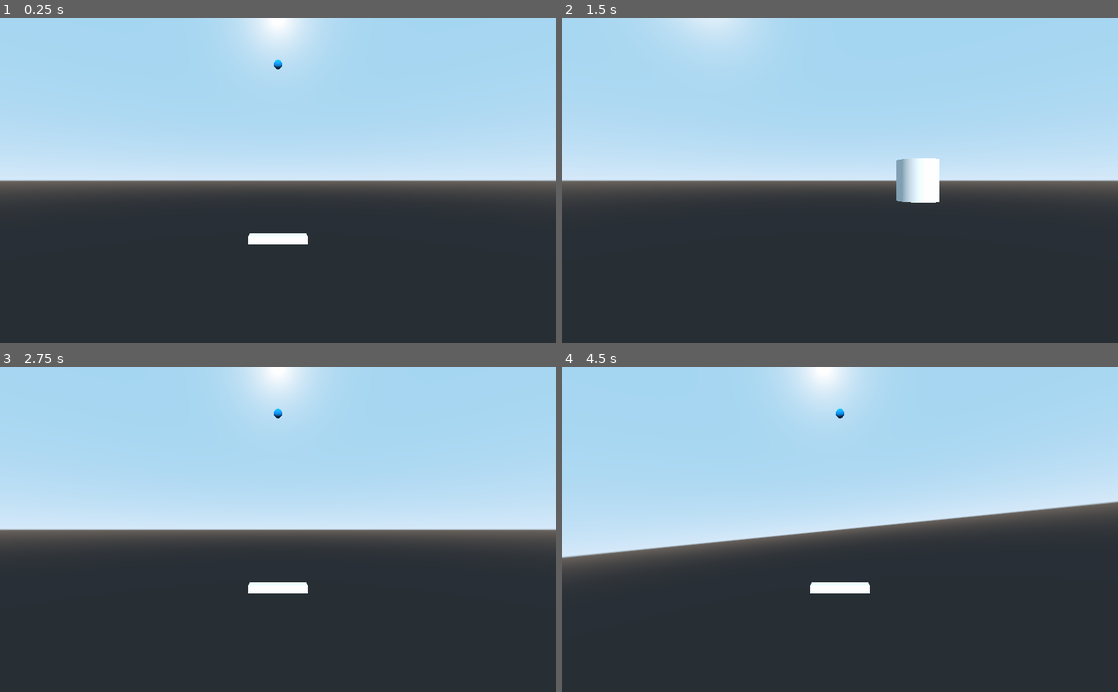
Above: before the commit, frames 1-4 (two rows, left to right).
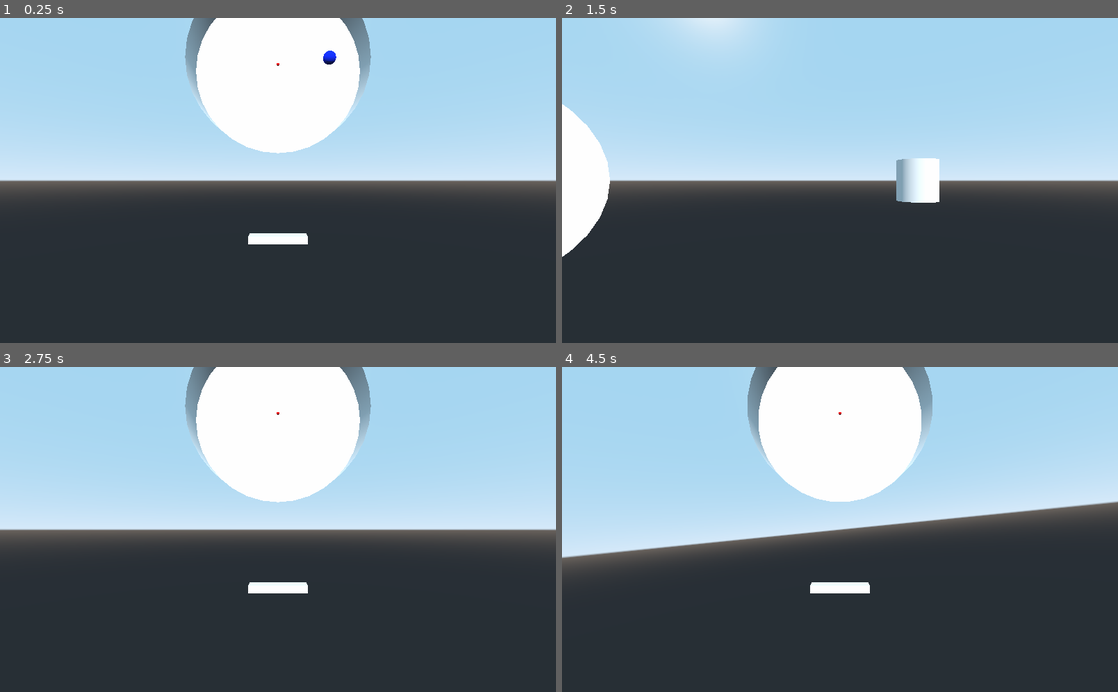
Above: after the commit, the same moments.

Repository: teratron/treaker
Game: Godot game, scene res://src/main.tscn
The game is run twice, just before and just after one commit, with the same random seed, the same clock (stepped at 60 frames per second) and the same inputs. Before the commit the project starts from res://src/Main.tscn.
Inputs (mouse positions are in pixels of both pictures, inside the frame that each line leads up to):
- Up to frame 1 (0.25 s): no input
- Up to frame 2 (1.5 s): tap Enter at 0.5 s; move the mouse to (867, 180) at 0.52 s; hold C (ui_camera) 0.53-1.28 s; hold W (move_forward) from 0.53 s (still down); move the mouse to (812, 180) at 1.27 s; tap C (ui_camera) at 1.35 s
- Up to frame 3 (2.75 s): keep holding W (move_forward); tap Space (move_up) at 2 s; move the mouse to (289, 523) at 2.02 s; hold C (ui_camera) from 2.03 s (still down)
- Up to frame 4 (4.5 s): tap Enter at 2.75, 4.25 s; move the mouse to (834, 536) at 2.77 s; release C (ui_camera) at 2.78 s; tap C (ui_camera) at 2.85, 4.35 s; tap Space (move_up) at 3.5 s; move the mouse to (878, 532) at 3.52 s; hold C (ui_camera) 3.53-4.28 s; tap Escape (toggle_mouse_capture) at 4.15 s; move the mouse to (673, 480) at 4.27 s; release W (move_forward) at 4.28 s; hold A (move_left) from 4.28 s (still down); click (673, 480) at 4.42 s

The runs differ from the first frame. In frame 1, 11% of the frame differs, in the area x 33-67%, y 0-42%; in frame 2, 2.8%; in frame 3, 11%; in frame 4, 11%.

Commit message:
Update Player

Diff:
--- a/app/project.godot
+++ b/app/project.godot
@@ -51,7 +51,7 @@
 [application]
 
 config/name="Treaker"
-run/main_scene="res://src/Main.tscn"
+run/main_scene="res://src/main.tscn"
 config/icon="res://assets/icon.png"
 
 [autoload]
--- a/app/src/Global.gd
+++ b/app/src/Global.gd
@@ -7,18 +7,15 @@
 
 
 # Path
-#var CameraSwitch = load("res://src/debug/CameraSwitch.gd")
-
-var actionMap = ActionMap.new()
+var actionMap = load("res://src/Input.gd").new()
 
 
 func _init():
-	actionMap.addActionKey("toggle_mouse_capture", [KEY_ESCAPE, KEY_F10])
 	Input.set_mouse_mode(Input.MOUSE_MODE_CAPTURED)
 
 
 func _input(event):
-	if event.is_action_pressed("toggle_mouse_capture"):
+	if event is InputEventKey && event.is_action_pressed("toggle_mouse_capture"):
 		if Input.get_mouse_mode() == Input.MOUSE_MODE_CAPTURED:
 			Input.set_mouse_mode(Input.MOUSE_MODE_VISIBLE)
 		else:
--- /dev/null
+++ b/app/src/Input.gd
@@ -0,0 +1,68 @@
+extends ActionMap
+
+
+func _init():
+	addActionMapList(
+		[
+			{
+				"action": "move_forward",
+				"deadzone": 0.5,
+				"events": {
+					InputEventKey: [KEY_W, KEY_UP, KEY_KP_8],
+					InputEventJoypadButton: JOY_BUTTON_12,
+					InputEventJoypadMotion: {"axis": 1, "axis_value": -1.0}
+				}
+			},{
+				"action": "move_backword",
+				"deadzone": 0.5,
+				"events": {
+					InputEventKey: [KEY_S, KEY_DOWN, KEY_KP_2],
+					InputEventJoypadButton: JOY_BUTTON_13,
+					InputEventJoypadMotion: {"axis": 1, "axis_value": 1.0}
+				}
+			},{
+				"action": "move_left",
+				"deadzone": 0.5,
+				"events": {
+					InputEventKey: [KEY_A, KEY_LEFT, KEY_KP_4],
+					InputEventJoypadButton: JOY_BUTTON_14,
+					InputEventJoypadMotion: {"axis": 0, "axis_value": -1.0}
+				}
+			},{
+				"action": "move_right",
+				"deadzone": 0.5,
+				"events": {
+					InputEventKey: [KEY_D, KEY_RIGHT, KEY_KP_6],
+					InputEventJoypadButton: JOY_BUTTON_15,
+					InputEventJoypadMotion: {"axis": 0, "axis_value": 1.0}
+				}
+			},{
+				"action": "move_up",
+				"deadzone": 0.5,
+				"events": {InputEventKey: KEY_SPACE}
+			},{
+				"action": "move_down",
+				"deadzone": 0.5,
+				"events": {InputEventKey: KEY_SHIFT}
+			},{
+				"action": "use_shot",
+				"deadzone": 0.5,
+				"events": {InputEventKey: KEY_SPACE}
+			},{
+				"action": "use_ability",
+				"deadzone": 0.5,
+				"events": {InputEventKey: KEY_SHIFT}
+			},{
+				"action": "ui_camera",
+				"deadzone": 0.5,
+				"events": {
+					InputEventKey: KEY_C,
+					InputEventMouseButton: BUTTON_RIGHT
+				}
+			},{
+				"action": "toggle_mouse_capture",
+				"deadzone": 0.5,
+				"events": {InputEventKey: [KEY_ESCAPE, KEY_F10]}
+			}
+		]
+	)
--- a/app/src/debug/CameraFloat.gd
+++ b/app/src/debug/CameraFloat.gd
@@ -9,7 +9,7 @@
 
 
 func _input(event):
-	if event is InputEventMouseMotion and Input.get_mouse_mode() == Input.MOUSE_MODE_CAPTURED:
+	if event is InputEventMouseMotion && Input.get_mouse_mode() == Input.MOUSE_MODE_CAPTURED:
 		# Horizontal mouse look.
 		rotate.y -= event.relative.x * MOUSE_SENSITIVITY
 		# Vertical mouse look.
@@ -23,7 +23,6 @@
 		Input.get_action_strength("move_up")       - Input.get_action_strength("move_down"),
 		Input.get_action_strength("move_backword") - Input.get_action_strength("move_forward")
 	)
-	#prints(motion, motion.normalized())
 	if motion != Vector3.ZERO:
 		velocity += MOVE_SPEED * delta * transform.basis.xform(motion.normalized())
 		velocity *= 0.85
--- a/app/src/debug/Debug.gd
+++ b/app/src/debug/Debug.gd
@@ -3,60 +3,11 @@
 
 var cameraSwitcher = CameraSwitcher.new()
 #var actionMap  = ActionMap.new()
-var actionList = [
-	{
-		"action": "move_forward",
-		"deadzone": 0.5,
-		"events": {
-			InputEventKey: [KEY_W, KEY_UP, KEY_KP_8],
-			InputEventJoypadButton: JOY_BUTTON_12,
-			InputEventJoypadMotion: {"axis": 1, "axis_value": -1.0}
-		}
-	},{
-		"action": "move_backword",
-		"deadzone": 0.5,
-		"events": {
-			InputEventKey: [KEY_S, KEY_DOWN, KEY_KP_2],
-			InputEventJoypadButton: JOY_BUTTON_13,
-			InputEventJoypadMotion: {"axis": 1, "axis_value": 1.0}
-		}
-	},{
-		"action": "move_left",
-		"deadzone": 0.5,
-		"events": {
-			InputEventKey: [KEY_A, KEY_LEFT, KEY_KP_4],
-			InputEventJoypadButton: JOY_BUTTON_14,
-			InputEventJoypadMotion: {"axis": 0, "axis_value": -1.0}
-		}
-	},{
-		"action": "move_right",
-		"deadzone": 0.5,
-		"events": {
-			InputEventKey: [KEY_D, KEY_RIGHT, KEY_KP_6],
-			InputEventJoypadButton: JOY_BUTTON_15,
-			InputEventJoypadMotion: {"axis": 0, "axis_value": 1.0}
-		}
-	},{
-		"action": "move_up",
-		"deadzone": 0.5,
-		"events": {InputEventKey: KEY_SPACE}
-	},{
-		"action": "move_down",
-		"deadzone": 0.5,
-		"events": {InputEventKey: KEY_SHIFT}
-	},{
-		"action": "ui_camera",
-		"deadzone": 0.5,
-		"events": {
-			InputEventKey: KEY_C,
-			InputEventMouseButton: BUTTON_RIGHT
-		}
-	}
-]
 
 
-func _init():
-	Global.actionMap.addActionMapList(actionList)
+
+#func _init():
+#	Global.actionMap.addActionMapList(actionList)
 
 
 func _ready():
--- a/app/src/player/Ball.tscn
+++ b/app/src/player/Ball.tscn
@@ -1,12 +1,15 @@
 [gd_scene load_steps=4 format=2]
 
 [sub_resource type="SphereShape" id=1]
+radius = 0.4
 
 [sub_resource type="SpatialMaterial" id=3]
-albedo_color = Color( 1, 0, 0, 1 )
+albedo_color = Color( 0, 0.156863, 1, 1 )
 
 [sub_resource type="SphereMesh" id=2]
 material = SubResource( 3 )
+radius = 0.4
+height = 0.8
 
 [node name="Ball" type="RigidBody"]
 
--- a/app/src/player/Player.gd
+++ b/app/src/player/Player.gd
@@ -3,33 +3,7 @@
 
 var velocity  = Vector3()
 #var actionMap = ActionMap.new()
-var actionList = [
-	{
-		"action": "move_left",
-		"deadzone": 0.5,
-		"events": {
-			InputEventKey: [KEY_A, KEY_LEFT, KEY_KP_4],
-			InputEventJoypadButton: JOY_BUTTON_14,
-			InputEventJoypadMotion: {"axis": 0, "axis_value": -1.0}
-		}
-	},{
-		"action": "move_right",
-		"deadzone": 0.5,
-		"events": {
-			InputEventKey: [KEY_D, KEY_RIGHT, KEY_KP_6],
-			InputEventJoypadButton: JOY_BUTTON_15,
-			InputEventJoypadMotion: {"axis": 0, "axis_value": 1.0}
-		}
-	},{
-		"action": "use_shot",
-		"deadzone": 0.5,
-		"events": {InputEventKey: KEY_SPACE}
-	},{
-		"action": "use_ability",
-		"deadzone": 0.5,
-		"events": {InputEventKey: KEY_SHIFT}
-	}
-]
+
 
 var angularVelocity: float = 0.5
 var radiusPaddle:    float = 12
@@ -42,8 +16,8 @@
 onready var camera = $"Rotor/Camera"
 
 
-func _init():
-	Global.actionMap.addActionMapList(actionList)
+#func _init():
+#	Global.actionMap.addActionMapList(actionList)
 
 
 func _ready():
--- a/app/src/player/Player.tscn
+++ b/app/src/player/Player.tscn
@@ -1,18 +1,21 @@
-[gd_scene load_steps=6 format=2]
+[gd_scene load_steps=7 format=2]
 
 [ext_resource path="res://src/player/Player.gd" type="Script" id=1]
 [ext_resource path="res://src/player/Paddle.tscn" type="PackedScene" id=2]
 [ext_resource path="res://src/player/Ball.tscn" type="PackedScene" id=3]
 
 [sub_resource type="SpatialMaterial" id=2]
-albedo_color = Color( 0, 0.623529, 1, 1 )
+albedo_color = Color( 1, 0, 0, 1 )
 
 [sub_resource type="SphereMesh" id=1]
 material = SubResource( 2 )
-radius = 0.3
-height = 0.6
+radius = 0.1
+height = 0.2
 radial_segments = 8
 rings = 8
+
+[sub_resource type="CylinderShape" id=3]
+radius = 6.0
 
 [node name="Player" type="Spatial"]
 script = ExtResource( 1 )
@@ -27,8 +30,21 @@
 [node name="Camera" type="Camera" parent="Rotor" groups=["camera"]]
 
 [node name="Ball" parent="." instance=ExtResource( 3 )]
-visible = false
+transform = Transform( 1, 0, 0, 0, 1, 0, 0, 0, 1, 3.25572, 0, 0 )
 
 [node name="Center" type="MeshInstance" parent="."]
 mesh = SubResource( 1 )
 material/0 = null
+
+[node name="Boundary" type="StaticBody" parent="."]
+
+[node name="CollisionShape" type="CollisionShape" parent="Boundary"]
+transform = Transform( 1, 0, 0, 0, 0, -1, 0, 1, 0, 0, 0, 0 )
+shape = SubResource( 3 )
+
+[node name="MeshInstance" type="CSGCylinder" parent="Boundary"]
+transform = Transform( 1, 0, 0, 0, -4.37114e-08, -1, 0, 1, -4.37114e-08, 0, 0, 0 )
+invert_faces = true
+radius = 6.0
+height = 2.0
+sides = 32
Renamed: app/src/Main.tscn -> app/src/main.tscn
